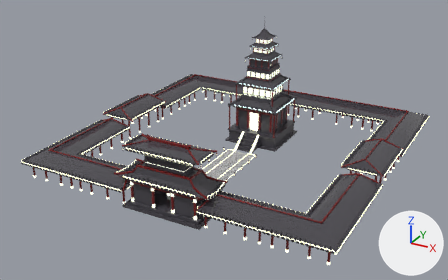
The FBX model Assets/BackGroundObjact/CBG_Bulid/Landmark/Landmark.fbx as it was, and as the next commit left it.
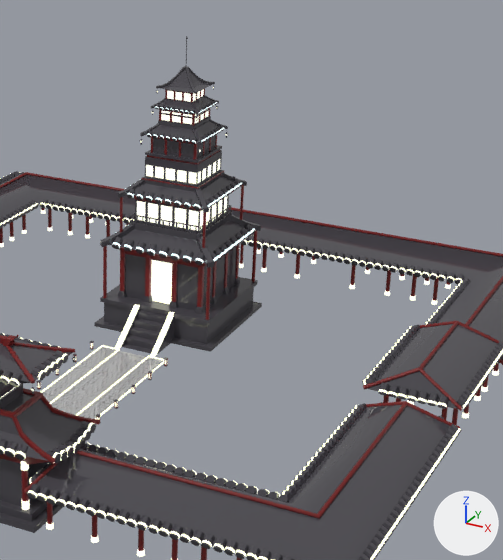
There are two pictures of each version: one whole from a 50 mm lens placed at (17.43, -33.49, 17.73), pointed at (-0.44, -0.99, 1.48), one close up on the part from 41% to 90% of the width and 0% to 86% of the height. Lighting does not change. The marker at lower right points along +X, +Y and +Z. Where no turn or scale is listed for an object, it has been applied to the vertices. Vertices at the same position are counted once.
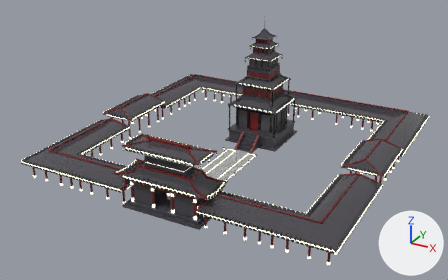
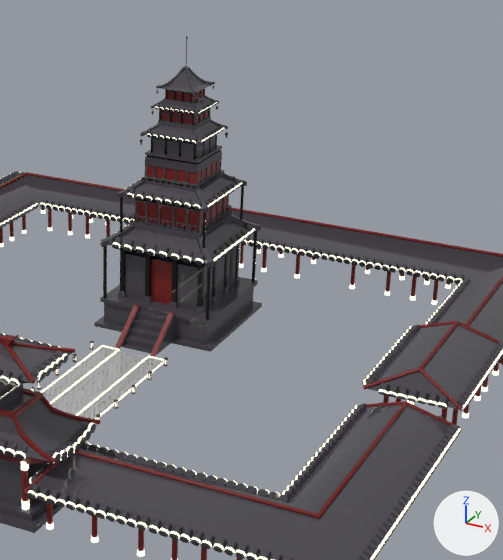
Where the newer file only moved an object's origin or applied its transform, the numbers keep the older frame.

Where the change shows, as pixel boxes [x1, y1, x2, y2] in the close-ups (503 x 560 px):
part 1 of me_mesh, recoloured (red to black): [103, 89, 257, 320] in both
part 2 of me_mesh, recoloured (white to red): [115, 89, 227, 357] in both
part 3 of me_mesh, recoloured: [112, 102, 256, 263] in both

The change in detail:
Material '13 - Default' (mat_13___default) is new.
Its base color is (0.0, 0.0, 0.0) (black #000000).
Its roughness is 0.0.
Its transmission weight is 1.0.
me_mesh has 9959 vertices, 18718 faces and spans x -1.94..1.94, y -3.06..1.94, z 0.0..8.76.
me_mesh is used by ob_landmark; location (0.0, 3.84, 0.0).
me_mesh part 1: all 1056 faces that had it switch from mat_09___default (dark red #751616) to mat_13___default (black #000000).
me_mesh part 2: all 362 faces that had it switch from mat_08___default (yellow #eaed73) to mat_09___default (dark red #751616).
me_mesh part 3: all 6144 faces that had it switch from mat_07___default (cyan #aeffff) to mat_08___default (yellow #eaed73).
